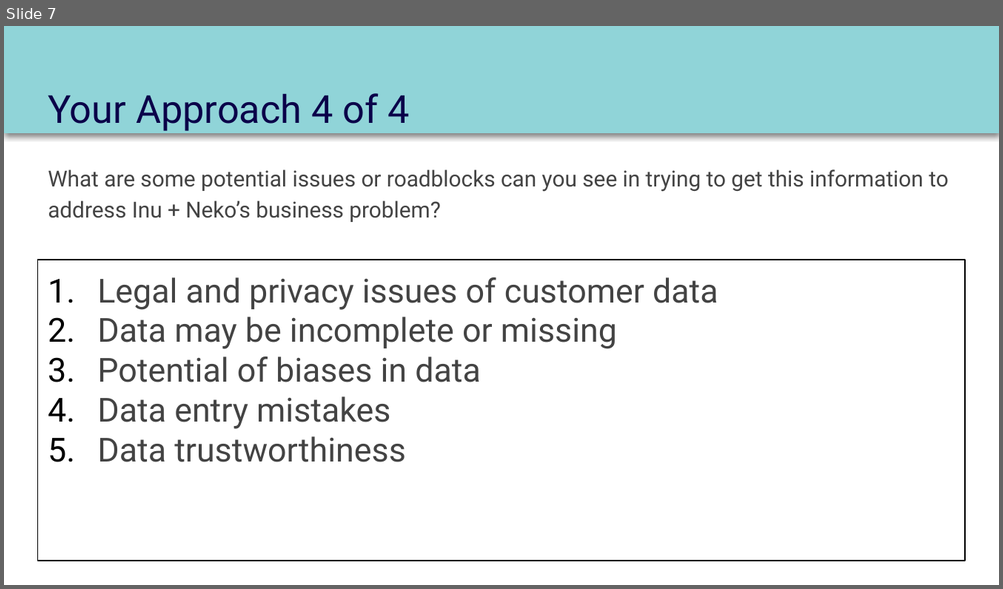
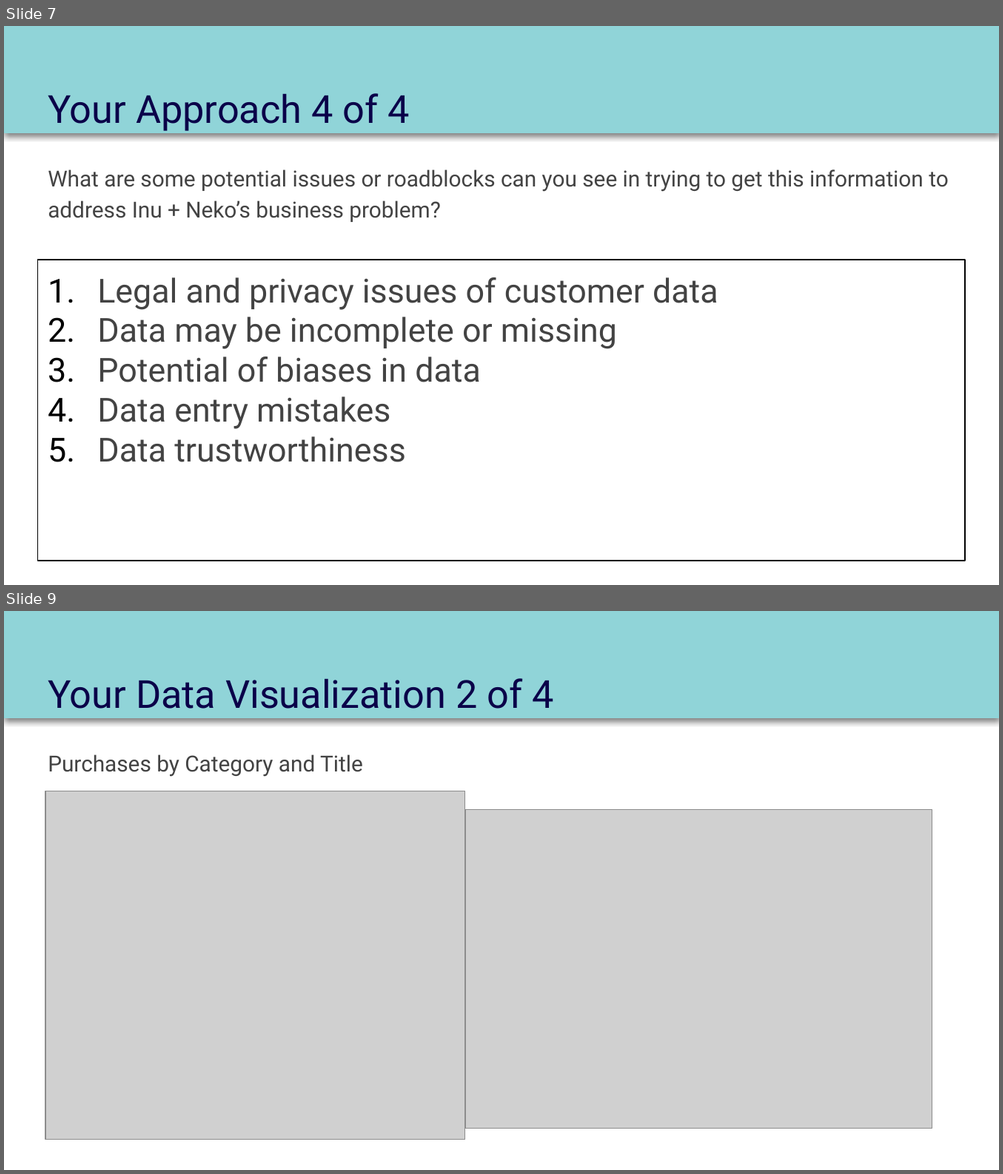
Before and after one commit to dennislamcv1/MetaMarketingAnalytics, a slide deck: Introduction to Data Analytics/Course 2 Capstone Deck.pptx. Shown one above the other, each under a label of ours: slide 7 before the commit, slides 7 and 9 after it; the slides between them are not shown. The pictures are 1003x589 and 1003x1174 pixels, drawn with LibreOffice and Linux fonts; fonts in the diff are those of the drawing; grey boxes stand for pictures. Boxes give left, top, right and bottom in pixels: in the first picture for what was removed or moved away, otherwise in the second. Text is boxed around its words. In the diff, an @@ line names an element or a change of style, - is before the commit and + after.

```diff
--- a/Introduction to Data Analytics/Course 2 Capstone Deck.pptx
+++ b/Introduction to Data Analytics/Course 2 Capstone Deck.pptx
@@ slide 9 added at bbox=[4, 611, 999, 1170], background #FFFFFF; not listed: 1 template element that a slide beside it also shows @@
@@ title added at bbox=[48, 678, 553, 709], 28 pt, text #0A0049 @@
+Your Data Visualization 2 of 4
@@ text added at bbox=[48, 755, 363, 777], 16 pt, text #434343 @@
+Purchases by Category and Title
@@ picture added at bbox=[45, 791, 466, 1140] @@
@@ picture added at bbox=[464, 810, 931, 1129] @@
```
Also in this commit, not shown: 11 slides changed, 1 other slide added, 2 slides removed, 7 other files.
